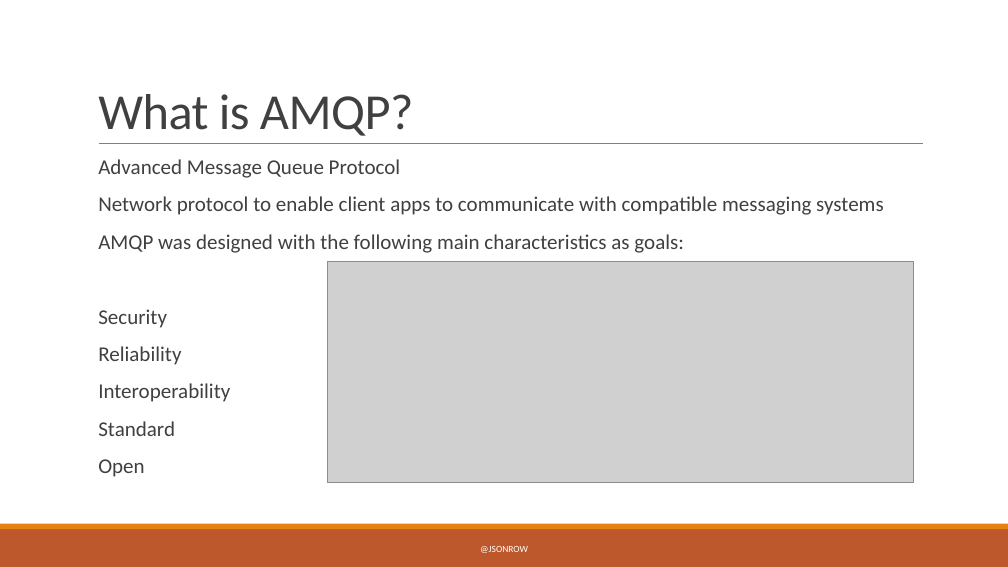
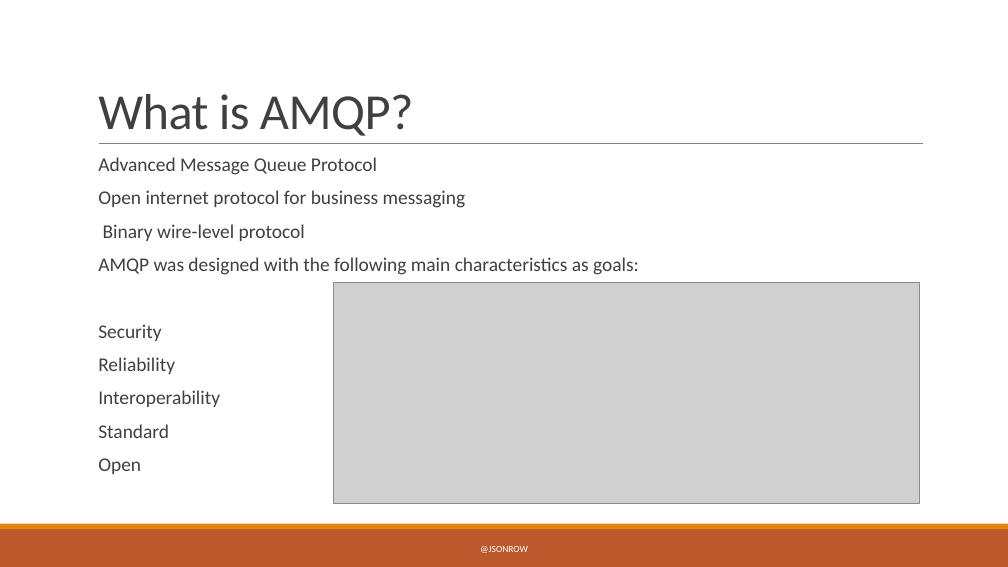
Before and after one commit to JasonRowe/MDC2019, a slide deck: slide 4 of Microservice_plumbing_with_RabbitMQ.pptx. Drawn at 1008x567 pixels with LibreOffice and Linux fonts; fonts in the diff are those of the drawing; grey boxes stand for pictures. Boxes give left, top, right and bottom in pixels: in the first picture for what was removed or moved away, otherwise in the second. Text is boxed around its words. In the diff, an @@ line names an element or a change of style, - is before the commit and + after.

Commit message:
update config format and some slides

```diff
--- a/Microservice_plumbing_with_RabbitMQ.pptx
+++ b/Microservice_plumbing_with_RabbitMQ.pptx
@@ text at bbox=[98, 157, 639, 474]: size 20 to 18.5 pt in "Advanced Message Queue Protocol", "AMQP was designed with the following main ...", "Security", "Reliability" and 3 more places; line spacing 0.9 to 0.8 @@
@@ text at bbox=[98, 190, 466, 241]: text changed; size 20 to 18.5 pt @@
-  Network protocol to enable client apps to communicate with compatible messaging systems
+  Open internet protocol for business messaging
+  Binary wire-level protocol
@@ picture: place and size @@
-picture at bbox=[327, 262, 913, 483]
+picture at bbox=[333, 282, 920, 504]
```
Also in this commit, not shown: 2 other slides changed, 7 other files.
